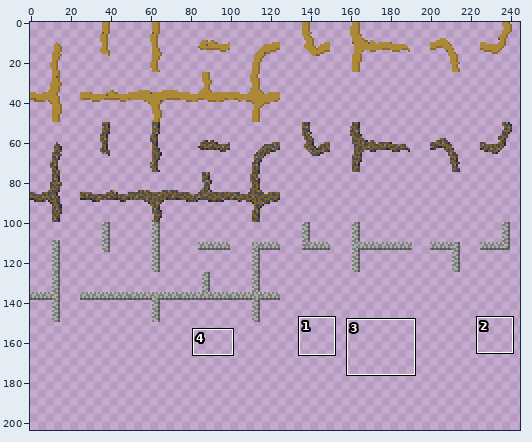
One commit to this sprite sheet: assets/icons/roadicons.png. The picture above shows the old version from afar; the outline marks the close-up.
Close-up. Earlier state:
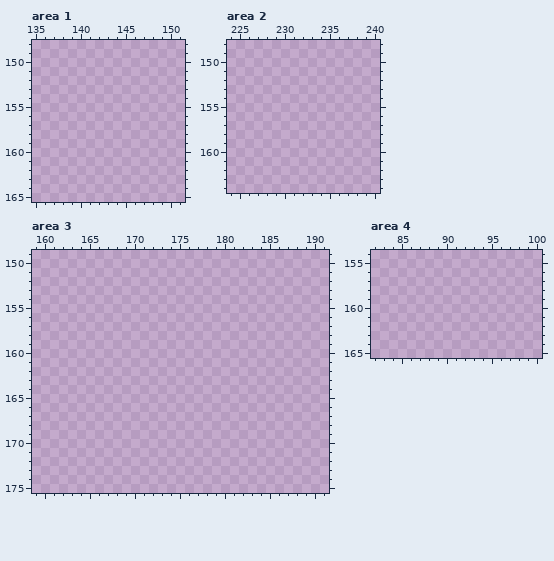
The file is 500x500 pixels, drawn in blocks of 2x2; one block is one cell here. Shown: area 1: x 135..151, y 148..165; area 2: x 224..240, y 148..164; area 3: x 159..191, y 149..175; area 4: x 82..100, y 154..165. The wide view leaves out empty margins. The commit also changed other parts of the picture, which this record leaves out.
Palette (. is transparent): 
New version:
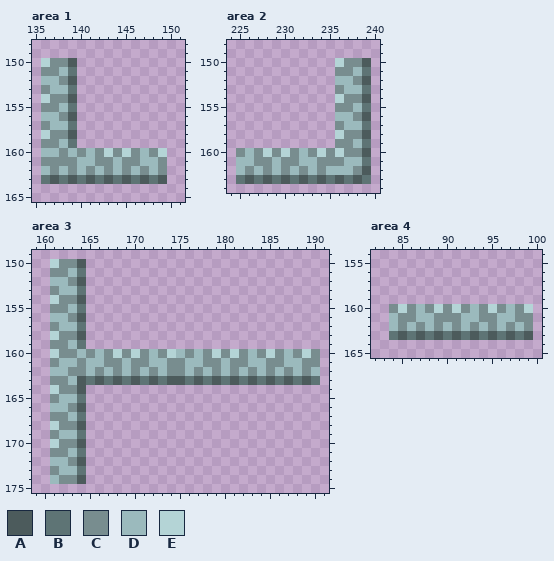
Colours new in this view: A #4c5b5c  B #5e7475  C #788d8f  D #9bbabd  E #b4d4d6
Edits made:
Changed rows in their new state; - is an unchanged pixel.
Area 1:
first column x 136:
150 ECCA----------
151 CCDB----------
152 DDCA----------
153 CDDB----------
154 ECCA----------
155 CCDB----------
156 DDCA----------
157 CDDB----------
158 ECCA----------
159 CCDB----------
160 DDCDCDCECECDCE
161 CCCCDDCCDCCDDC
162 DCDCDCDCDCDCDC
163 BABABABABABABA
Area 2:
first column x 225:
150 -----------ECCA
151 -----------CCDB
152 -----------DDCA
153 -----------CDDB
154 -----------ECCA
155 -----------CCDB
156 -----------DDCA
157 -----------CDDB
158 -----------ECCA
159 -----------CCDB
160 CDCECECDCECECCA
161 DDCCDCCDDCCCDDB
162 DCDCDCDCDCDDDCA
163 BABABABABABABAB
Area 3:
first column x 161:
150 ECCA--------------------------
151 CCDB--------------------------
152 DDCA--------------------------
153 CDDB--------------------------
154 ECCA--------------------------
155 CCDB--------------------------
156 DDCA--------------------------
157 CDDB--------------------------
158 ECCA--------------------------
159 CCDB--------------------------
160 ECCDCDCECECDCEDCDCECECDCECDCEC
161 CDDCDDCCDCCDDCCDDCCDCCDDCCDDCC
162 DDCCDCDCDCDCDCCDCDCDCDCDCDCDCD
163 CCDABABABABABAABABABABABABABAB
164 ECCA--------------------------
165 CDDB--------------------------
166 DDCA--------------------------
167 CCDB--------------------------
168 ECCA--------------------------
169 CDDB--------------------------
170 ECCA--------------------------
171 CCDB--------------------------
172 DDCA--------------------------
173 CDDB--------------------------
174 DCCA--------------------------
Area 4:
first column x 84:
160 CECDCECECDCECDCE
161 DCCDDCCCDDCCDDCC
162 DCDCDCDCDCDCDCDC
163 BABABABABABABABA
Pixel boxes of the changes (left, top, right, bottom) in both close-ups:
added: (41, 58, 167, 184)
added: (236, 58, 371, 184)
added: (50, 259, 320, 484)
added: (389, 304, 533, 340)
